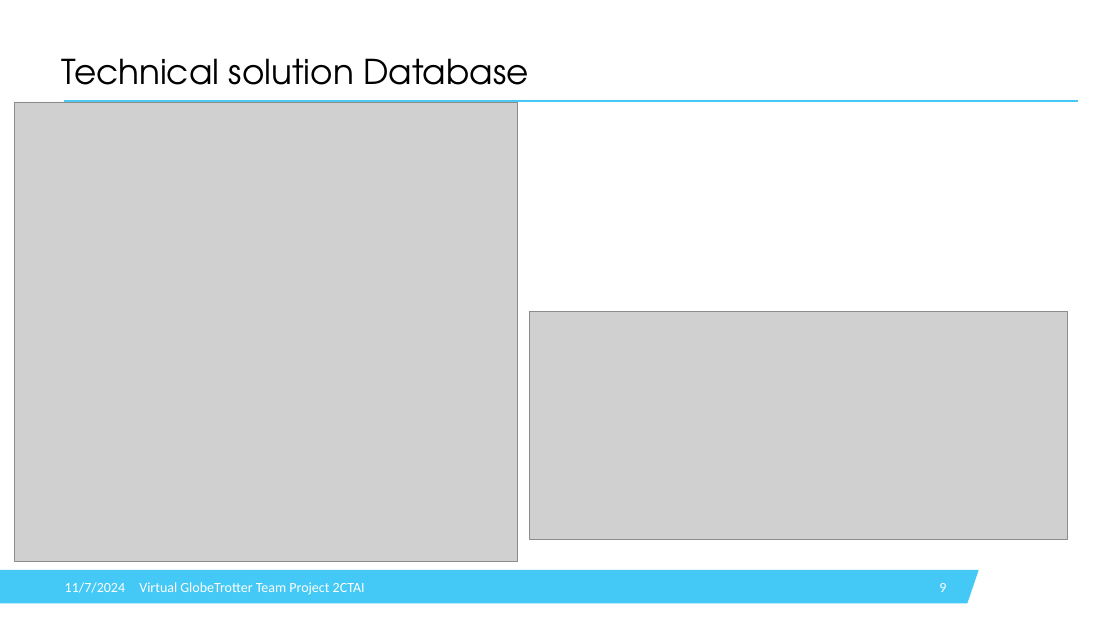
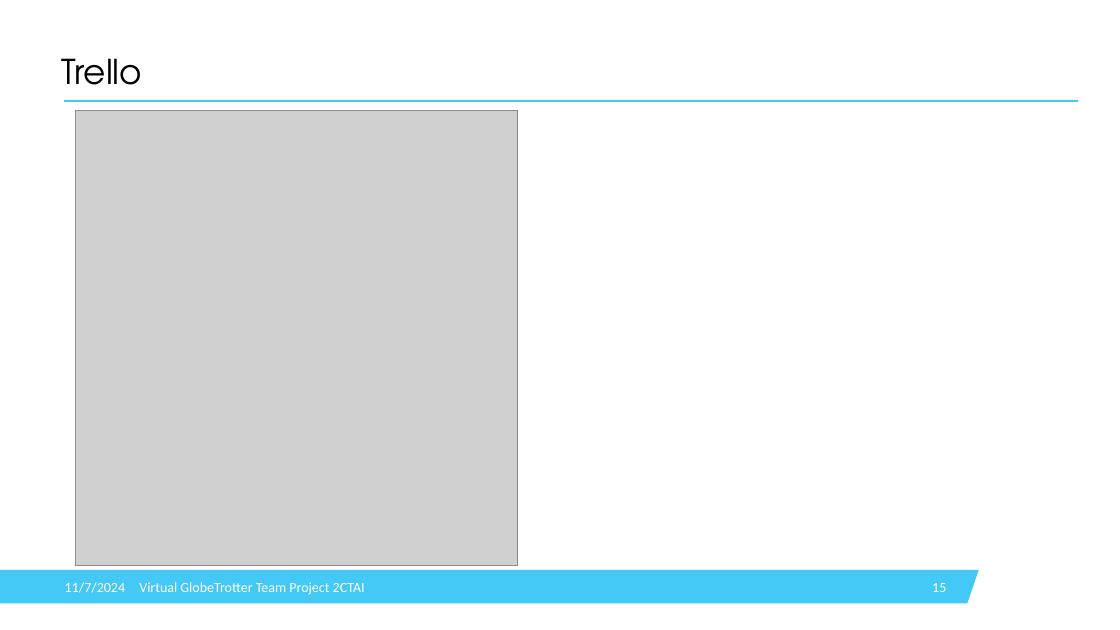
Before and after one commit to IsabelleDesle/VirtualGlobeTrotter, a slide deck: slide 15 of Presentation/PresentationVGT.pptx (slide 9 before the commit). Drawn at 1120x630 pixels with LibreOffice and Linux fonts; fonts in the diff are those of the drawing; grey boxes stand for pictures; background and template pictures are left out. Boxes give left, top, right and bottom in pixels: in the first picture for what was removed or moved away, otherwise in the second. Text is boxed around its words. In the diff, an @@ line names an element or a change of style, - is before the commit and + after.

```diff
--- a/Presentation/PresentationVGT.pptx
+++ b/Presentation/PresentationVGT.pptx
@@ title at (x1=61, y1=58, x2=142, y2=101): text changed @@
-Technical solution Database
+Trello
@@ picture resized from (x1=14, y1=102, x2=517, y2=561) to (x1=76, y1=111, x2=517, y2=566) @@
@@ picture removed at (x1=529, y1=311, x2=1067, y2=539) @@
@@ page number at (x1=932, y1=583, x2=946, y2=592): text changed @@
-9
+15
```
Also in this commit, not shown: 11 other slides changed, 3 slides added, 2 slides removed, 6 other files.
